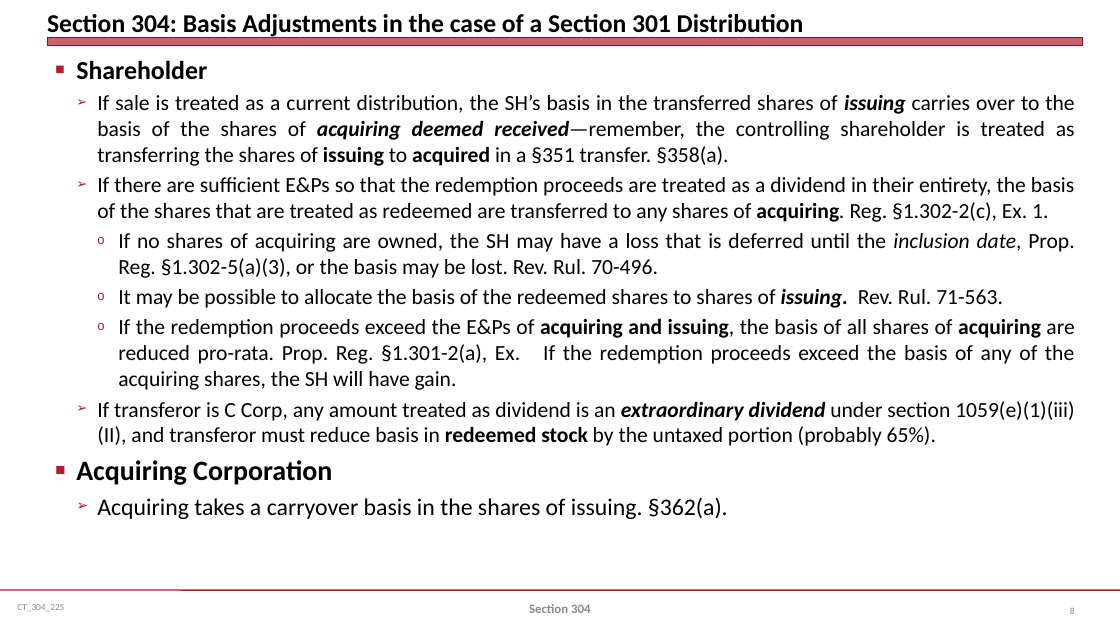
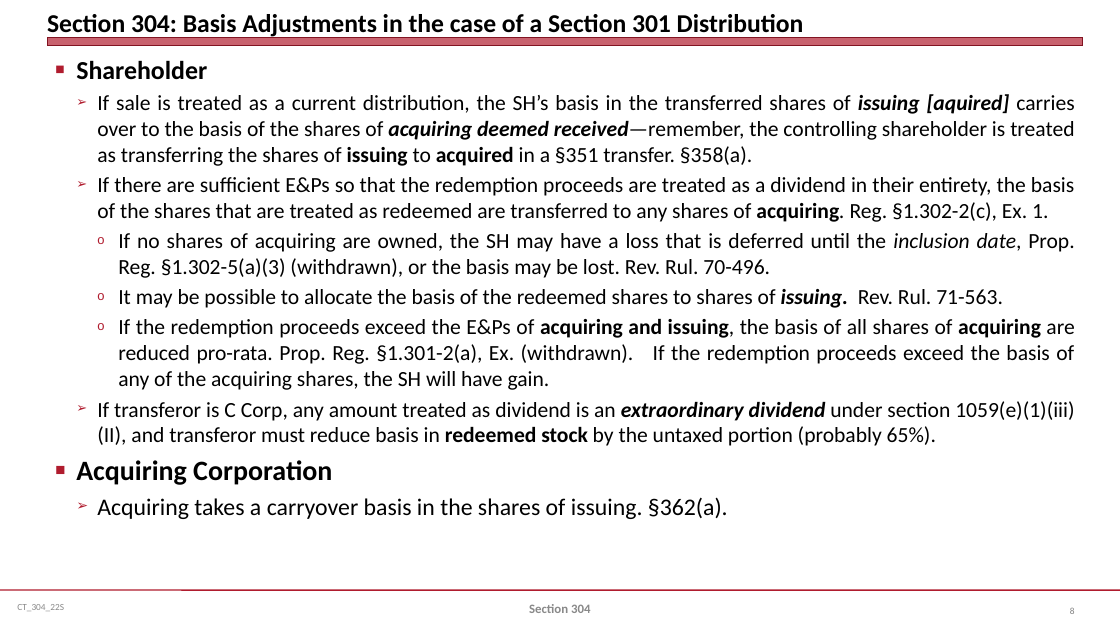
Before and after one commit to jmc877/Corporate-Tax, a slide deck: slide 8 of slides/CT_304_22S.pptx. Drawn at 1120x630 pixels with LibreOffice and Linux fonts; fonts in the diff are those of the drawing. Boxes give left, top, right and bottom in pixels: in the first picture for what was removed or moved away, otherwise in the second. Text is boxed around its words. In the diff, an @@ line names an element or a change of style, - is before the commit and + after.

```diff
--- a/slides/CT_304_22S.pptx
+++ b/slides/CT_304_22S.pptx
@@ text at bbox=[97, 94, 1074, 166]: text changed @@
-  ➢ If sale is treated as a current distribution, the SH’s basis in the transferred shares of issuing carries over to the basis of the shares of acquiring deemed received—remember, the controlling shareholder is treated as transferring the shares of issuing to acquired in a §351 transfer. §358(a).
+  ➢ If sale is treated as a current distribution, the SH’s basis in the transferred shares of issuing [aquired] carries over to the basis of the shares of acquiring deemed received—remember, the controlling shareholder is treated as transferring the shares of issuing to acquired in a §351 transfer. §358(a).
@@ text at bbox=[118, 233, 1074, 278]: text changed @@
-    o If no shares of acquiring are owned, the SH may have a loss that is deferred until the inclusion date, Prop. Reg. §1.302-5(a)(3), or the basis may be lost. Rev. Rul. 70-496.
+    o If no shares of acquiring are owned, the SH may have a loss that is deferred until the inclusion date, Prop. Reg. §1.302-5(a)(3) (withdrawn), or the basis may be lost. Rev. Rul. 70-496.
@@ text at bbox=[118, 319, 1074, 390]: text changed @@
-    o If the redemption proceeds exceed the E&Ps of acquiring and issuing, the basis of all shares of acquiring are reduced pro-rata. Prop. Reg. §1.301-2(a), Ex. If the redemption proceeds exceed the basis of any of the acquiring shares, the SH will have gain.
+    o If the redemption proceeds exceed the E&Ps of acquiring and issuing, the basis of all shares of acquiring are reduced pro-rata. Prop. Reg. §1.301-2(a), Ex. (withdrawn). If the redemption proceeds exceed the basis of any of the acquiring shares, the SH will have gain.
```
Also in this commit, not shown: 2 other slides changed, 2 other files.
